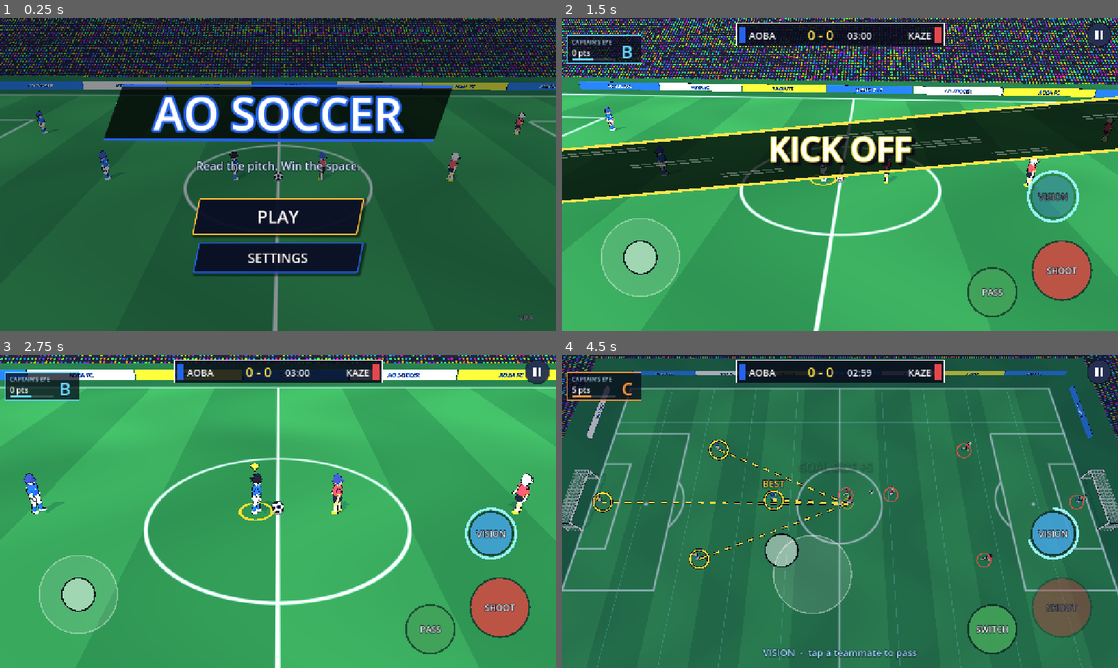
Above: before the commit, frames 1-4 (two rows, left to right).
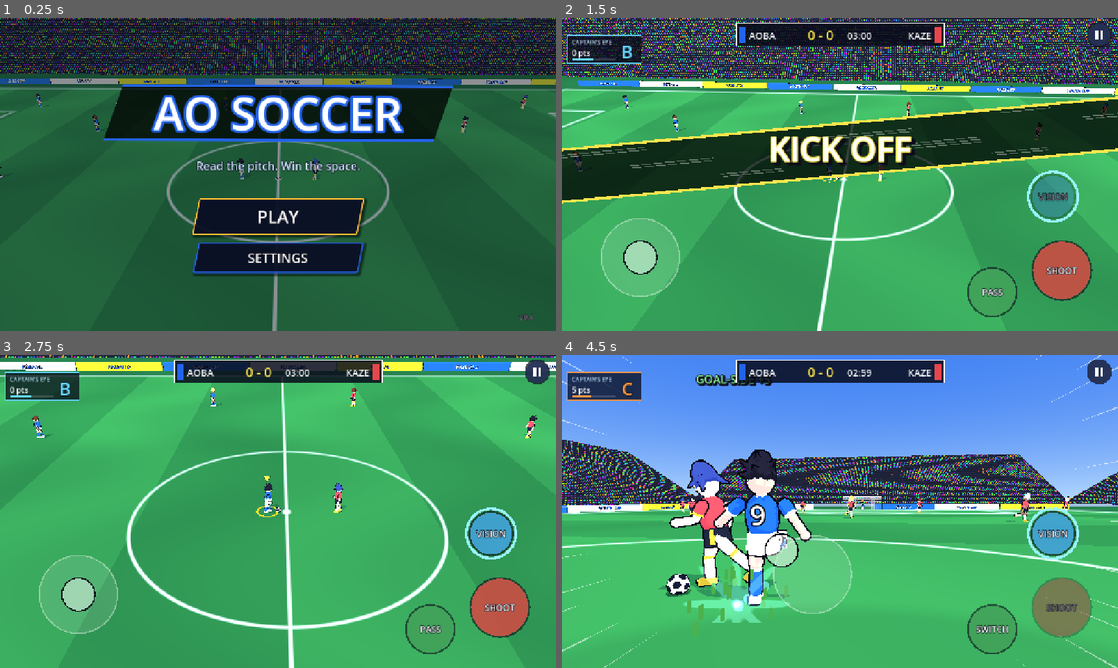
Above: after the commit, the same moments.

Repository: karmontal/AoAshiSoccerGame
Game: Godot game, scene res://scenes/main.tscn
The game is run twice, just before and just after one commit, with the same random seed, the same clock (stepped at 60 frames per second) and the same inputs.
Inputs (mouse positions are in pixels of both pictures, inside the frame that each line leads up to):
- Up to frame 1 (0.25 s): no input
- Up to frame 2 (1.5 s): click "PLAY" at 0.5 s; click "Control whoever is nearest th…" at 1.25 s
- Up to frame 3 (2.75 s): tap Enter at 2 s; move the mouse to (400, 495) at 2.02 s; hold D (move_right) from 2.03 s (still down); tap Space (pass) at 2.1 s; click (400, 495) at 2.17 s; tap K (shoot) at 2.3 s
- Up to frame 4 (4.5 s): release D (move_right) at 2.75 s; drag from (728, 527) to (812, 574) at 2.77 s; move the mouse to (895, 442) at 3.52 s; hold D (move_right) 3.53-4.25 s; tap L (vision) at 3.6 s; tap Enter at 3.8 s; drag from (812, 574) to (673, 464) at 4.27 s

The runs differ from the first frame. In frame 1, 15% of the frame differs, in the area x 0-100%, y 0-100%; in frame 2, 17%; in frame 3, 15%; in frame 4, 96%.

Commit message:
Switch to a real-size 11-a-side pitch with 11 v 11
- Dimensions in metres (Config.M = 25 logic units per metre): 105 x 68 m
  pitch, 7.32 x 2.44 m goals, 16.5 m box, 9.15 m circle, 11 m spot
- Real-scale ball (0.14 m visual radius) and players (~1.78 m; model
  scaled, lighter meshes for 22 players); physics, pass/shot speeds,
  lob heights and camera distances retuned to the new scale
- 4-3-3 formation; kick-off taker and SOLO player found by shirt number
- AI for the bigger pitch: off-ball attackers look for space, defenders
  jockey goal-side and only occasionally lunge, interceptions are only
  attempted when the defender can arrive first, a short grace period
  after receiving, more progressive carrying and longer-range shots
- Ball control up to chest height, chasers run to a lofted ball's
  landing spot, damped bounces
- Field Vision draws only the five best passing options

Co-Authored-By: Claude Opus 5.5 <noreply@anthropic.com>
Claude-Session: https://claude.ai/code/session_01Y5MPvbhuzeWMxYonTVMWNw

Diff:
--- a/scripts/ball.gd
+++ b/scripts/ball.gd
@@ -6,12 +6,15 @@
 
 signal goal_scored(scoring_team: int)
 
-const GRAVITY := 980.0
+## Somewhat heavier than real gravity so lofted balls stay snappy.
+const GRAVITY := 16.0 * Config.M
 const GROUND_DAMP := 1.25
 const AIR_DAMP := 0.35
-const CROSSBAR := 70.0
-const CONTROL_HEIGHT := 32.0
-const VISUAL_RADIUS := 0.3
+const CROSSBAR := Config.GOAL_HEIGHT
+## Players can bring the ball down up to chest height.
+const CONTROL_HEIGHT := 1.7 * Config.M
+## Slightly larger than a real ball (0.11 m) so it reads on a phone screen.
+const VISUAL_RADIUS := 0.14
 const BALL_SHADER := preload("res://shaders/ball.gdshader")
 
 var pos := Vector2.ZERO
@@ -44,7 +47,8 @@
 			height += vz * delta
 			if height <= 0.0:
 				height = 0.0
-				vz = -vz * 0.4 if absf(vz) > 150.0 else 0.0
+				vz = -vz * 0.35 if absf(vz) > 4.0 * Config.M else 0.0
+				velocity *= 0.8
 			velocity *= exp(-AIR_DAMP * delta)
 		else:
 			velocity *= exp(-GROUND_DAMP * delta)
@@ -62,7 +66,7 @@
 	sphere.rings = 12
 	var mat := ShaderMaterial.new()
 	mat.shader = BALL_SHADER
-	mat.next_pass = Toon.outline_material(0.025)
+	mat.next_pass = Toon.outline_material(0.012)
 	_mesh = Toon.mesh_instance(sphere, mat)
 	add_child(_mesh)
 
@@ -161,6 +165,15 @@
 	_ignore_kicker = 0.25
 
 
+## Where the ball will be worth running to: its landing spot while airborne,
+## a little ahead of it while rolling.
+func target_point() -> Vector2:
+	if height <= 0.0 and vz <= 0.0:
+		return pos + velocity * 0.35
+	var t := (vz + sqrt(vz * vz + 2.0 * GRAVITY * height)) / GRAVITY
+	return pos + velocity * t * exp(-AIR_DAMP * t * 0.5)
+
+
 func can_be_taken_by(p: Footballer) -> bool:
 	return not frozen and height < CONTROL_HEIGHT and not (p == last_kicker and _ignore_kicker > 0.0)
 
--- a/scripts/config.gd
+++ b/scripts/config.gd
@@ -4,22 +4,30 @@
 ## pitch centred on (0, 0); WORLD_SCALE converts to metres in the 3D scene,
 ## where logic y maps to world z.
 
-const PITCH_LENGTH := 2000.0
-const PITCH_WIDTH := 1240.0
+## Logic units per metre (the inverse of WORLD_SCALE). Dimensions below are
+## real 11-a-side values written in metres.
+const M := 25.0
+
+const PITCH_LENGTH := 105.0 * M
+const PITCH_WIDTH := 68.0 * M
 const HALF_L := PITCH_LENGTH / 2.0
 const HALF_W := PITCH_WIDTH / 2.0
-const GOAL_WIDTH := 230.0
-const GOAL_DEPTH := 55.0
-const BOX_DEPTH := 330.0
-const BOX_WIDTH := 700.0
-const SMALL_BOX_DEPTH := 110.0
-const SMALL_BOX_WIDTH := 380.0
-const CENTER_CIRCLE := 170.0
+const GOAL_WIDTH := 7.32 * M
+const GOAL_HEIGHT := 2.44 * M
+const GOAL_DEPTH := 2.0 * M
+const BOX_DEPTH := 16.5 * M
+const BOX_WIDTH := 40.32 * M
+const SMALL_BOX_DEPTH := 5.5 * M
+const SMALL_BOX_WIDTH := 18.32 * M
+const CENTER_CIRCLE := 9.15 * M
+const PENALTY_SPOT := 11.0 * M
+const PENALTY_ARC := 9.15 * M
 
-const PLAYER_RADIUS := 18.0
-const BALL_RADIUS := 9.0
-const PLAYER_SPEED := 240.0
-const PLAYER_ACCEL := 1500.0
+## Collision radius around a player's feet, and the real ball radius.
+const PLAYER_RADIUS := 0.45 * M
+const BALL_RADIUS := 0.11 * M
+const PLAYER_SPEED := 8.0 * M
+const PLAYER_ACCEL := 55.0 * M
 const DRIBBLE_SPEED_MULT := 0.88
 
 const MATCH_SECONDS := 180.0
--- a/scripts/field_vision.gd
+++ b/scripts/field_vision.gd
@@ -11,6 +11,7 @@
 const DRAIN_PER_SEC := 0.30
 const RECHARGE_PER_SEC := 0.07
 const MIN_ENERGY := 0.25
+const MAX_LANES := 5
 
 const OPEN := Color(0.35, 1.0, 0.55)
 const RISKY := Color(1.0, 0.85, 0.25)
@@ -64,6 +65,19 @@
 	queue_redraw()
 
 
+## With eleven players, only the most useful passing options are drawn.
+func _top_options(carrier: Footballer, best: Footballer) -> Array[Footballer]:
+	var scored: Array = []
+	for mate: Footballer in game.teams[carrier.team]:
+		if mate != carrier and mate.role != Footballer.GK:
+			scored.append([game.pass_score(carrier, mate) + (10.0 if mate == best else 0.0), mate])
+	scored.sort_custom(func(a: Array, b: Array) -> bool: return a[0] > b[0])
+	var result: Array[Footballer] = []
+	for entry: Array in scored.slice(0, MAX_LANES):
+		result.append(entry[1])
+	return result
+
+
 static func lane_color(clearance: float) -> Color:
 	if clearance > 60.0:
 		return OPEN
@@ -98,9 +112,7 @@
 		draw_arc(to_screen(o.pos), 16, 0, TAU, 24, Color(1, 0.3, 0.3, 0.8), 2.5)
 
 	var best: Footballer = game.best_pass_target(carrier, carrier.facing)
-	for mate: Footballer in game.teams[carrier.team]:
-		if mate == carrier:
-			continue
+	for mate: Footballer in _top_options(carrier, best):
 		var col := lane_color(game.lane_clearance(carrier.pos, mate.pos, 1 - carrier.team))
 		if carrier.team != 0:
 			col = col.lerp(Color(1, 0.4, 0.2), 0.5)
--- a/scripts/footballer.gd
+++ b/scripts/footballer.gd
@@ -8,6 +8,7 @@
 const DEF := 1
 const MID := 2
 const FWD := 3
+const ARROW_HEIGHT := 2.15
 
 var team := 0
 var number := 1
@@ -27,6 +28,12 @@
 var decision_timer := 0.0
 ## Difficulty multiplier on movement speed.
 var speed_mult := 1.0
+## Cached "find space" target for attacking off-ball movement.
+var space_target := Vector2.ZERO
+var space_base := Vector2.ZERO
+var space_timer := 0.0
+## While > 0 the player commits to a tackle instead of jockeying.
+var lunge := 0.0
 
 var model: PlayerModel
 var _ring: MeshInstance3D
@@ -41,11 +48,11 @@
 	var accent: Color = Config.ACCENT_COLORS[team]
 	if role == GK:
 		accent = Color(0.95, 0.4, 0.15) if team == 0 else Color(0.2, 0.3, 0.9)
-	model.build(shirt, Config.SHORTS_COLORS[team], Config.SOCK_COLORS[team], number, team * 5 + number, accent, role == GK)
+	model.build(shirt, Config.SHORTS_COLORS[team], Config.SOCK_COLORS[team], number, team * 11 + number, accent, role == GK)
 
 	var torus := TorusMesh.new()
-	torus.inner_radius = 0.78
-	torus.outer_radius = 0.95
+	torus.inner_radius = 0.55
+	torus.outer_radius = 0.68
 	torus.rings = 32
 	torus.ring_segments = 4
 	_ring = Toon.mesh_instance(torus, Toon.flat(Color(1, 0.88, 0.2)), Vector3(0, 0.04, 0))
@@ -54,10 +61,10 @@
 	add_child(_ring)
 
 	var cone := CylinderMesh.new()
-	cone.top_radius = 0.2
+	cone.top_radius = 0.16
 	cone.bottom_radius = 0.0
-	cone.height = 0.35
-	_arrow = Toon.mesh_instance(cone, Toon.material(Color(1, 0.88, 0.2), true, 0.03), Vector3(0, 2.5, 0))
+	cone.height = 0.28
+	_arrow = Toon.mesh_instance(cone, Toon.material(Color(1, 0.88, 0.2), true, 0.025), Vector3(0, ARROW_HEIGHT, 0))
 	_arrow.cast_shadow = GeometryInstance3D.SHADOW_CASTING_SETTING_OFF
 	add_child(_arrow)
 	_sync_visual(0.0)
@@ -70,6 +77,7 @@
 func step(delta: float) -> void:
 	tackle_cooldown = maxf(tackle_cooldown - delta, 0.0)
 	decision_timer -= delta
+	lunge -= delta
 	var want := desired_velocity * speed_mult
 	if stun > 0.0:
 		stun -= delta
@@ -96,4 +104,4 @@
 	_arrow.visible = is_human and not hide_marker
 	if is_human:
 		_ring.rotate_y(delta * 2.0)
-		_arrow.position.y = 2.5 + sin(Time.get_ticks_msec() * 0.008) * 0.08
+		_arrow.position.y = ARROW_HEIGHT + sin(Time.get_ticks_msec() * 0.008) * 0.08
--- a/scripts/player_model.gd
+++ b/scripts/player_model.gd
@@ -11,6 +11,7 @@
 ]
 const KICK_TIME := 0.32
 const HEAD_RADIUS := 0.2
+const MODEL_SCALE := 0.86
 
 ## Hair styles: each spike is [anchor direction on the head, pointing direction, length].
 const HAIR_STYLES := [
@@ -55,6 +56,8 @@
 
 	_body = Node3D.new()
 	add_child(_body)
+	# Modelled ~2 m tall with anime proportions; scale to a real ~1.78 m.
+	scale = Vector3.ONE * MODEL_SCALE
 
 	# Legs: hip -> thigh -> knee -> shin -> boot.
 	_leg_l = _pivot(_body, Vector3(-0.12, 0.95, 0))
@@ -256,8 +259,8 @@
 	var m := CapsuleMesh.new()
 	m.radius = radius
 	m.height = height
-	m.radial_segments = 12
-	m.rings = 4
+	m.radial_segments = 8
+	m.rings = 2
 	return m
 
 
@@ -265,8 +268,8 @@
 	var m := SphereMesh.new()
 	m.radius = radius
 	m.height = radius * 2
-	m.radial_segments = 16
-	m.rings = 8
+	m.radial_segments = 10
+	m.rings = 5
 	return m
 
 
@@ -275,7 +278,7 @@
 	m.top_radius = top
 	m.bottom_radius = bottom
 	m.height = height
-	m.radial_segments = 12
+	m.radial_segments = 8
 	m.rings = 1
 	return m
 
--- a/scripts/positioning_coach.gd
+++ b/scripts/positioning_coach.gd
@@ -178,7 +178,7 @@
 	points += pts
 	counts[id] += 1
 	game.vision.energy = minf(1.0, game.vision.energy + pts * VISION_PER_POINT)
-	game.hud.popup("%s +%d" % [label, pts], Config.to_3d(me.pos, 0.0) + Vector3(0, 2.9, 0))
+	game.hud.popup("%s +%d" % [label, pts], Config.to_3d(me.pos, 0.0) + Vector3(0, 2.5, 0))
 
 
 func _nearest_teammate(me: Footballer) -> Footballer:
--- a/scripts/soccer_match.gd
+++ b/scripts/soccer_match.gd
@@ -9,14 +9,23 @@
 ## carry the ball and you call for it.
 enum Mode { TEAM, SOLO }
 
-## 5-a-side shape in the team's own frame (attacking +x).
+## 4-3-3 in the team's own frame (attacking +x), axes normalised to the half-pitch.
 const FORMATION := [
-	{"role": Footballer.GK, "pos": Vector2(-0.93, 0.0), "num": 1},
-	{"role": Footballer.DEF, "pos": Vector2(-0.58, -0.40), "num": 2},
-	{"role": Footballer.DEF, "pos": Vector2(-0.58, 0.40), "num": 5},
-	{"role": Footballer.MID, "pos": Vector2(-0.32, 0.0), "num": 8},
-	{"role": Footballer.FWD, "pos": Vector2(-0.08, 0.0), "num": 9},
+	{"role": Footballer.GK, "pos": Vector2(-0.95, 0.0), "num": 1},
+	{"role": Footballer.DEF, "pos": Vector2(-0.64, 0.66), "num": 2},
+	{"role": Footballer.DEF, "pos": Vector2(-0.70, 0.22), "num": 5},
+	{"role": Footballer.DEF, "pos": Vector2(-0.70, -0.22), "num": 4},
+	{"role": Footballer.DEF, "pos": Vector2(-0.64, -0.66), "num": 3},
+	{"role": Footballer.MID, "pos": Vector2(-0.40, 0.36), "num": 8},
+	{"role": Footballer.MID, "pos": Vector2(-0.46, 0.0), "num": 6},
+	{"role": Footballer.MID, "pos": Vector2(-0.40, -0.36), "num": 10},
+	{"role": Footballer.FWD, "pos": Vector2(-0.14, 0.62), "num": 7},
+	{"role": Footballer.FWD, "pos": Vector2(-0.06, 0.0), "num": 9},
+	{"role": Footballer.FWD, "pos": Vector2(-0.14, -0.62), "num": 11},
 ]
+## The striker: kick-off taker and the SOLO-mode player.
+const STRIKER := 9
+const PLAYMAKER := 6
 const KEY_BINDINGS := {
 	"move_left": [KEY_A, KEY_LEFT],
 	"move_right": [KEY_D, KEY_RIGHT],
@@ -28,8 +37,10 @@
 }
 
 const PASS_MIN := 60.0
-const PASS_MAX := 1150.0
-const SHOT_SPEED := 1450.0
+const PASS_MAX := 55.0 * Config.M
+const SHOT_SPEED := 44.0 * Config.M
+## Time after receiving the ball before an opponent may tackle.
+const RECEIVE_GRACE := 0.35
 
 var teams: Array = [[], []]
 var ball: Ball
@@ -62,6 +73,7 @@
 var _cam_pos := Vector3(0, 14, 22)
 var _cam_look := Vector3.ZERO
 var _call_timer := 0.0
+var _possession_time := 0.0
 
 
 func _ready() -> void:
@@ -103,7 +115,7 @@
 	ui.add_child(menus)
 
 	coach = PositioningCoach.new(self)
-	human = teams[0][4]
+	human = player_by_number(0, STRIKER)
 	_set_human(human)
 	apply_settings()
 	_enter_menu()
@@ -198,13 +210,13 @@
 	state = State.KICKOFF
 	_state_timer = 1.4
 	_reset_positions()
-	var taker: Footballer = teams[team_with_ball][4]
+	var taker: Footballer = player_by_number(team_with_ball, STRIKER)
 	taker.pos = Vector2(-Config.attack_dir(team_with_ball) * 30.0, 0)
 	ball.place(Vector2.ZERO)
 	ball.holder = taker
 	_last_holder = taker
 	taker.decision_timer = 0.6
-	_set_human(teams[0][4] if mode == Mode.SOLO or team_with_ball == 0 else teams[0][3])
+	_set_human(player_by_number(0, STRIKER if mode == Mode.SOLO or team_with_ball == 0 else PLAYMAKER))
 	hud.show_banner("KICK OFF", Color(1, 0.9, 0.3), 1.2, 0.8)
 
 
@@ -311,6 +323,7 @@
 		return
 	_switch_cooldown -= delta
 	_call_timer -= delta
+	_possession_time += delta
 	if not autopilot:
 		_update_human_movement()
 	_update_ai(delta)
@@ -337,7 +350,7 @@
 		human.desired_velocity = v * Config.PLAYER_SPEED * mult
 	elif ball.intended_receiver == human or (ball.holder == null and human.pos.distance_to(ball.pos) < 140.0):
 		# Help the player: step towards a pass or a nearby loose ball.
-		human.desired_velocity = _steer(human, ball.pos, 1.0)
+		human.desired_velocity = _steer(human, ball.target_point(), 1.0)
 	else:
 		human.desired_velocity = Vector2.ZERO
 
@@ -370,7 +383,7 @@
 		return
 	_call_timer = 1.5
 	h.decision_timer = minf(h.decision_timer, 0.15)
-	hud.popup("CALL!", Config.to_3d(human.pos) + Vector3(0, 2.9, 0), Color(1, 0.9, 0.3))
+	hud.popup("CALL!", Config.to_3d(human.pos) + Vector3(0, 2.5, 0), Color(1, 0.9, 0.3))
 
 
 func _set_human(p: Footballer) -> void:
@@ -410,13 +423,13 @@
 	var follow := 4.0
 	if state == State.MENU:
 		var a := _clock * 0.12
-		target_pos = Vector3(sin(a) * 34.0, 11.0, cos(a) * 30.0)
+		target_pos = Vector3(sin(a) * 46.0, 15.0, cos(a) * 40.0)
 		target_look = Vector3(0, 1.0, 0)
 		fov = 50.0
 		follow = 2.0
 	elif vision.active:
-		target_pos = Vector3(0, 52, 26)
-		target_look = Vector3(0, 0, 1.5)
+		target_pos = Vector3(0, 68, 34)
+		target_look = Vector3(0, 0, 2.0)
 		fov = 48.0
 	elif _cine_timer > 0.0 and _cine_shooter != null:
 		var d3 := Vector3(_cine_dir.x, 0, _cine_dir.y)
@@ -440,7 +453,7 @@
 		var lim := Config.HALF_L * Config.WORLD_SCALE - 7.0
 		target_look.x = clampf(target_look.x, -lim, lim)
 		var k := GameSettings.camera_distance()
-		target_pos = Vector3(target_look.x, 11.5 * k, target_look.z * 0.45 + 18.5 * k)
+		target_pos = Vector3(target_look.x, 13.0 * k, target_look.z * 0.45 + 21.0 * k)
 	var t := 1.0 - exp(-follow * real)
 	_cam_pos = _cam_pos.lerp(target_pos, t)
 	_cam_look = _cam_look.lerp(target_look, t)
@@ -477,7 +490,7 @@
 func _update_ai(delta: float) -> void:
 	_auto_switch()
 	var owner_team := ball.holder.team if ball.holder != null else -1
-	var predicted := ball.pos + ball.velocity * 0.35
+	var predicted := ball.target_point()
 	for t in 2:
 		var chaser: Footballer = null
 		if owner_team != t:
@@ -485,6 +498,16 @@
 				chaser = ball.intended_receiver
 			else:
 				chaser = nearest_to(t, predicted, true)
+		# Against a pass in flight, only go for the interception if we can get
+		# there first; otherwise close down the receiver from the goal side.
+		var press_target := Vector2.INF
+		var receiver := ball.intended_receiver
+		if chaser != null and receiver != null and receiver.team != t and ball.holder == null:
+			var ours := chaser.pos.distance_to(predicted) / (Config.PLAYER_SPEED * chaser.speed_mult)
+			var theirs := receiver.pos.distance_to(predicted) / Config.PLAYER_SPEED
+			if ours > theirs * 0.8:
+				var own_goal := Vector2(-Config.attack_dir(t) * Config.HALF_L, 0)
+				press_target = predicted + (own_goal - predicted).normalized() * 2.5 * Config.M
 		for p: Footballer in teams[t]:
 			if p.is_human and not autopilot:
 				continue
@@ -494,9 +517,29 @@
 				_ai_goalkeeper(p)
 			elif p == chaser:
 				var target := predicted if ball.holder == null else ball.pos
+				if press_target != Vector2.INF:
+					target = press_target
+				elif ball.holder != null:
+					target = _jockey_target(p)
 				p.desired_velocity = _steer(p, target, 1.0)
 			else:
-				p.desired_velocity = _steer(p, _support_position(p, owner_team == t), 0.85)
+				var spot := _support_position(p, owner_team == t)
+				if owner_team == t:
+					spot = _find_space(p, spot)
+				p.desired_velocity = _steer(p, spot, 0.85)
+
+
+## Pressing the carrier: stay goal-side at arm's length, and now and then
+## commit to a tackle.
+func _jockey_target(p: Footballer) -> Vector2:
+	var carrier := ball.holder
+	if p.lunge <= 0.0 and p.tackle_cooldown <= 0.0 and p.pos.distance_to(carrier.pos) < 3.5 * Config.M:
+		if randf() < get_physics_process_delta_time() * 1.1:
+			p.lunge = 0.5
+	if p.lunge > 0.0:
+		return ball.pos
+	var own_goal := Vector2(-Config.attack_dir(p.team) * Config.HALF_L, 0)
+	return carrier.pos + (own_goal - carrier.pos).normalized() * 2.4 * Config.M
 
 
 func _steer(p: Footballer, target: Vector2, speed_factor: float) -> Vector2:
@@ -526,9 +569,41 @@
 		_:
 			x = clampf(x, -0.45, 0.85)
 	var y := p.formation.y + (ball.pos.y / Config.HALF_W) * 0.35
-	if attacking and p.role != Footballer.DEF:
-		y += sin(_clock * 0.7 + p.number) * 0.12
 	return Vector2(x * Config.HALF_L * dir, clampf(y, -0.9, 0.9) * Config.HALF_W)
+
+
+## Attacking off-ball movement: around the formation spot, pick the nearby
+## point with the most room from opponents and an open lane to the ball.
+## Re-evaluated a few times per second per player.
+func _find_space(p: Footballer, base: Vector2) -> Vector2:
+	p.space_timer -= get_physics_process_delta_time()
+	if p.space_timer > 0.0 and p.space_base.distance_to(base) < 3.0 * Config.M:
+		return p.space_target
+	p.space_timer = randf_range(0.3, 0.5)
+	p.space_base = base
+	var opp := 1 - p.team
+	var dir := Config.attack_dir(p.team)
+	var step := 6.0 * Config.M
+	var best := base
+	var best_score := -INF
+	for ix in range(-1, 2):
+		for iy in range(-1, 2):
+			var c := base + Vector2(ix * step, iy * step)
+			c.x = clampf(c.x, -Config.HALF_L + Config.M, Config.HALF_L - Config.M)
+			c.y = clampf(c.y, -Config.HALF_W + Config.M, Config.HALF_W - Config.M)
+			var room := INF
+			for o: Footballer in teams[opp]:
+				room = minf(room, o.pos.distance_to(c))
+			var s := minf(room, 12.0 * Config.M)
+			if ball.holder != null:
+				s += minf(lane_clearance(ball.holder.pos, c, opp), 4.0 * Config.M) * 0.8
+			s += (c.x - base.x) * dir * 0.15
+			s -= c.distance_to(base) * 0.1
+			if s > best_score:
+				best_score = s
+				best = c
+	p.space_target = best
+	return best
 
 
 func _ai_goalkeeper(p: Footballer) -> void:
@@ -566,24 +641,27 @@
 			if outlet != null:
 				pass_to(p, outlet)
 				return
-		if dist_goal < 430.0 and absf(p.pos.y) < 380.0 and (pressure > 60.0 or randf() < 0.5):
-			shoot(p, randf_range(-0.85, 0.85))
+		var shot_range := 30.0 * Config.M
+		if dist_goal < shot_range and absf(p.pos.y) < 20.0 * Config.M:
+			var keen := 1.0 if dist_goal < 18.0 * Config.M else 0.35
+			if (pressure > 2.5 * Config.M or randf() < 0.5) and randf() < keen:
+				shoot(p, randf_range(-0.85, 0.85))
+				return
+		var best := best_pass_target(p, Vector2(dir, 0))
+		var gain := (best.pos.x - p.pos.x) * dir if best != null else -INF
+		if best != null and gain > 8.0 * Config.M and randf() < 0.35:
+			pass_to(p, best)
 			return
-		if pressure < 90.0:
-			var best := best_pass_target(p, Vector2(dir, 0))
-			if best != null and randf() < 0.75:
-				pass_to(p, best)
-				return
-		elif randf() < 0.15:
-			var forward := best_pass_target(p, Vector2(dir, 0))
-			if forward != null and (forward.pos.x - p.pos.x) * dir > 150.0:
-				pass_to(p, forward)
-				return
-
+		if pressure < 1.8 * Config.M and best != null and randf() < 0.6:
+			pass_to(p, best)
+			return
+
+	# Dribble at goal, veering away from the nearest opponent; with room ahead, go faster.
 	var want := (goal - p.pos).normalized()
-	if opp != null and pressure < 150.0:
+	if opp != null and pressure < 6.0 * Config.M:
 		want = (want + (p.pos - opp.pos).normalized() * 0.8).normalized()
-	p.desired_velocity = want * Config.PLAYER_SPEED * Config.DRIBBLE_SPEED_MULT
+	var mult := 1.0 if pressure > 6.0 * Config.M else Config.DRIBBLE_SPEED_MULT
+	p.desired_velocity = want * Config.PLAYER_SPEED * mult
 
 
 # --- Passing, shooting, possession -----------------------------------------
@@ -613,7 +691,7 @@
 func pass_score(from: Footballer, mate: Footballer) -> float:
 	var dir := Config.attack_dir(from.team)
 	var s := clampf(lane_clearance(from.pos, mate.pos, 1 - from.team) / 80.0, 0.0, 1.5)
-	s += (mate.pos.x - from.pos.x) * dir / 600.0
+	s += (mate.pos.x - from.pos.x) * dir / 400.0
 	s -= absf(from.pos.distance_to(mate.pos) - 320.0) / 700.0
 	var marker := nearest_to(1 - from.team, mate.pos, false)
 	if marker != null:
@@ -652,10 +730,10 @@
 	if d < 1.0:
 		return
 	var lift := 0.0
-	var spd := clampf(d * Ball.GROUND_DAMP + 250.0, 420.0, 1300.0)
-	if lane_clearance(from.pos, lead, 1 - from.team) < 30.0 and d > 220.0:
+	var spd := clampf(d * Ball.GROUND_DAMP + 20.0 * Config.M, 22.0 * Config.M, 60.0 * Config.M)
+	if lane_clearance(from.pos, lead, 1 - from.team) < 30.0 and d > 9.0 * Config.M:
 		# Lane is blocked: chip it over. Airtime T = 2 * lift / g.
-		lift = clampf(d * 0.75, 260.0, 520.0)
+		lift = clampf(d * 0.3, 7.0 * Config.M, 11.0 * Config.M)
 		var airtime := 2.0 * lift / Ball.GRAVITY
 		spd = d / airtime * (1.0 + Ball.AIR_DAMP * airtime * 0.5) * 0.9
 	from.facing = offset / d
@@ -663,7 +741,7 @@
 	ball.kick(offset / d * spd, lift, from, to)
 	if from == human:
 		vibrate(20)
-	FX.kick(self, Config.to_3d(from.pos + from.facing * 25.0, 10.0), Color(1, 0.97, 0.8), 0.9)
+	FX.kick(self, Config.to_3d(from.pos + from.facing * 16.0, 5.0), Color(1, 0.97, 0.8), 0.6)
 	if from.team == 0 and mode == Mode.TEAM:
 		_set_human(to)
 
@@ -681,7 +759,7 @@
 	if p == human:
 		vibrate(45)
 	ball.kick(v, randf_range(40.0, 200.0) * minf(p.pos.distance_to(target) / 600.0, 1.0), p)
-	FX.kick(self, Config.to_3d(p.pos + p.facing * 25.0, 10.0), Config.TEAM_COLORS[p.team].lightened(0.5), 2.2)
+	FX.kick(self, Config.to_3d(p.pos + p.facing * 16.0, 5.0), Config.TEAM_COLORS[p.team].lightened(0.5), 1.5)
 	_shake = 6.0
 	stats["shots"][p.team] += 1
 	hud.show_banner("SHOOT!", Config.TEAM_COLORS[p.team], 0.55, 0.55)
@@ -721,7 +799,7 @@
 					best_d = d
 		if best == null:
 			return
-		var fast := ball.velocity.length() > 900.0
+		var fast := ball.velocity.length() > 45.0 * Config.M
 		if fast and best != ball.intended_receiver and best.role != Footballer.GK and randf() < 0.5:
 			ball.deflect(best)
 		else:
@@ -733,7 +811,7 @@
 
 	var h := ball.holder
 	for p: Footballer in teams[1 - h.team]:
-		if p.tackle_cooldown > 0.0 or p.stun > 0.0:
+		if p.tackle_cooldown > 0.0 or p.stun > 0.0 or _possession_time < RECEIVE_GRACE:
 			continue
 		if p.pos.distance_to(ball.pos) < Config.PLAYER_RADIUS + Config.BALL_RADIUS + 6.0:
 			p.tackle_cooldown = 0.9
@@ -752,6 +830,7 @@
 		return
 	var previous := _last_holder
 	_last_holder = ball.holder
+	_possession_time = 0.0
 	if ball.holder == null:
 		return
 	var h := ball.holder
@@ -766,5 +845,12 @@
 		_set_human(h)
 
 
+func player_by_number(team: int, number: int) -> Footballer:
+	for p: Footballer in teams[team]:
+		if p.number == number:
+			return p
+	return teams[team][0]
+
+
 static func formation_to_world(team: int, f: Vector2) -> Vector2:
 	return Vector2(f.x * Config.HALF_L * Config.attack_dir(team), f.y * Config.HALF_W)
--- a/scripts/stadium.gd
+++ b/scripts/stadium.gd
@@ -44,7 +44,7 @@
 	sun.rotation_degrees = Vector3(-58, -35, 0)
 	sun.light_energy = 0.72
 	sun.shadow_enabled = true
-	sun.directional_shadow_max_distance = 90.0
+	sun.directional_shadow_max_distance = 110.0
 	add_child(sun)
 
 
@@ -59,8 +59,8 @@
 	mat.set_shader_parameter("small_box_depth", Config.SMALL_BOX_DEPTH * S)
 	mat.set_shader_parameter("small_box_half_width", Config.SMALL_BOX_WIDTH * 0.5 * S)
 	mat.set_shader_parameter("center_radius", Config.CENTER_CIRCLE * S)
-	mat.set_shader_parameter("spot_distance", 220.0 * S)
-	mat.set_shader_parameter("arc_radius", 150.0 * S)
+	mat.set_shader_parameter("spot_distance", Config.PENALTY_SPOT * S)
+	mat.set_shader_parameter("arc_radius", Config.PENALTY_ARC * S)
 	var ground := Toon.mesh_instance(plane, mat)
 	ground.cast_shadow = GeometryInstance3D.SHADOW_CASTING_SETTING_OFF
 	add_child(ground)
@@ -72,7 +72,7 @@
 	var h := Ball.CROSSBAR * S
 	var depth := Config.GOAL_DEPTH * S
 	var white := Toon.material(Color(0.97, 0.97, 1.0), true, 0.03)
-	var bar := 0.1
+	var bar := 0.06
 
 	for z: float in [-half_w, half_w]:
 		add_child(Toon.mesh_instance(_cylinder(bar, h), white, Vector3(x, h / 2, z)))
@@ -178,7 +178,7 @@
 ## 0 = low (no shadows), 1 = medium, 2 = high.
 func set_quality(level: int) -> void:
 	sun.shadow_enabled = level > 0
-	sun.directional_shadow_max_distance = 60.0 if level == 1 else 90.0
+	sun.directional_shadow_max_distance = 70.0 if level == 1 else 110.0
 
 
 static func _cylinder(radius: float, height: float) -> CylinderMesh:
--- a/tests/sim_test.gd
+++ b/tests/sim_test.gd
@@ -79,7 +79,7 @@
 			game.resume_game()
 			assert(not paused and game.menus.page == "")
 		if game.vision.active and frames % 10 == 0:
-			var mate: Footballer = game.teams[0][randi() % 5]
+			var mate: Footballer = game.teams[0].pick_random()
 			game.handle_screen_tap(game.camera.unproject_position(Config.to_3d(mate.pos) + Vector3(0, 1, 0)))
 
 	if game.ball.holder != last_holder:
@@ -88,7 +88,7 @@
 	assert(game.human != null and game.human.is_human)
 	assert(game.human.team == 0)
 	if game.mode == SoccerMatch.Mode.SOLO:
-		assert(game.human == game.teams[0][4], "SOLO mode must keep control of #9")
+		assert(game.human.number == SoccerMatch.STRIKER, "SOLO mode must keep control of #9")
 	assert(not is_nan(game.ball.pos.x))
 
 	if game.state == SoccerMatch.State.FULLTIME:
Binary file added: docs/play.png
Not shown, changed: README.md
